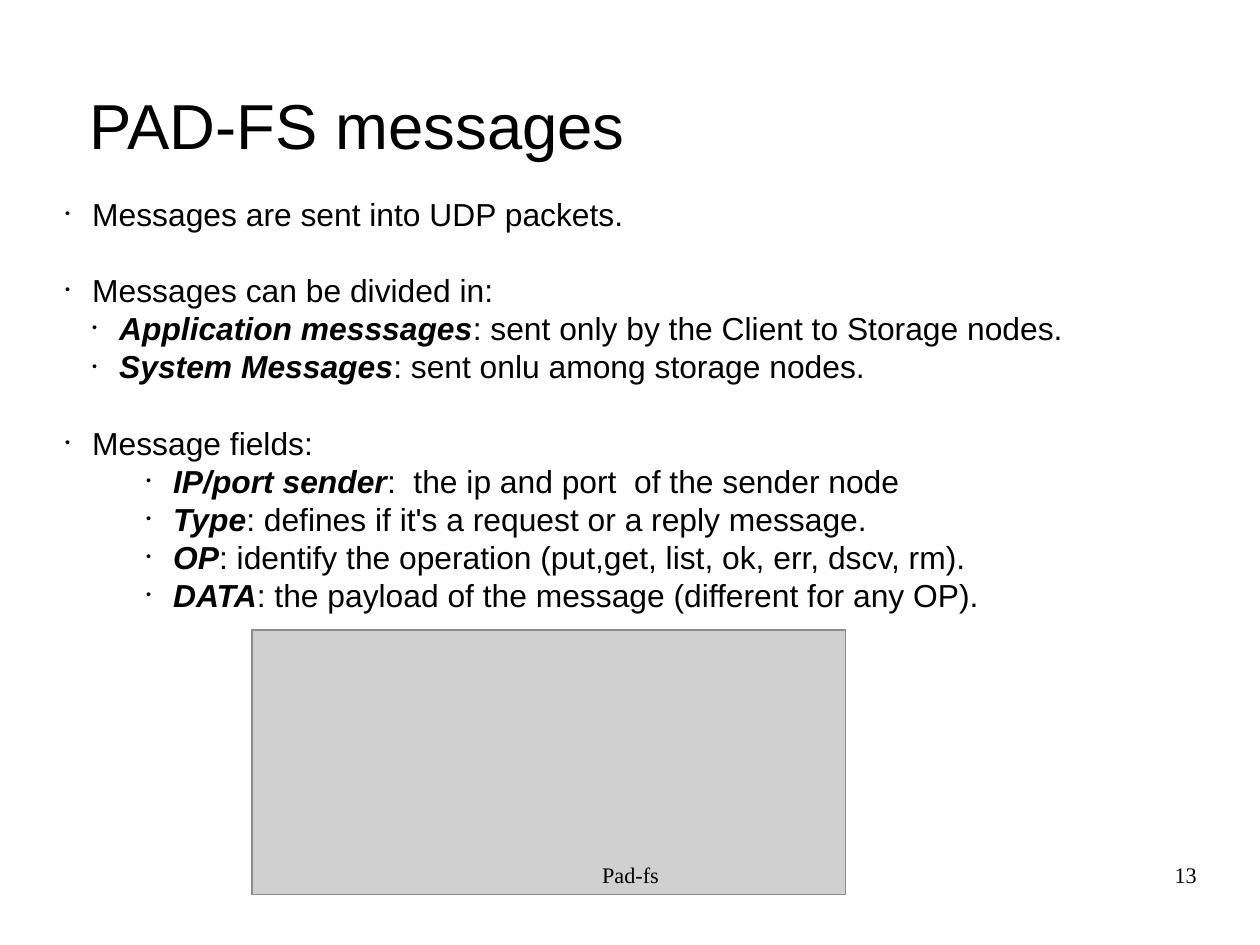
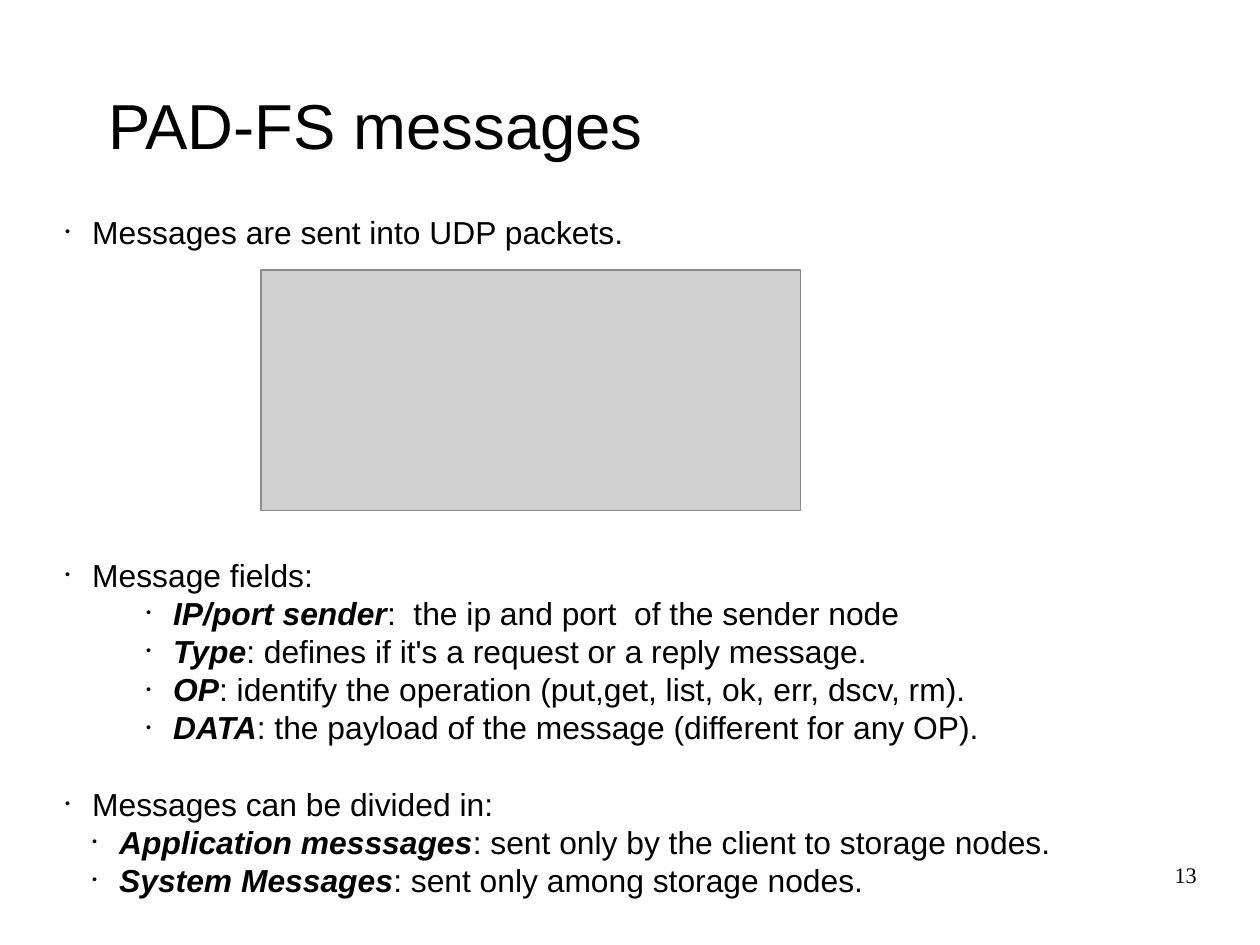
Before and after one commit to bhyvex/PAD-FileSystem, a slide deck: slide 13 of docs/Pad-fs_slides/Pad-fs_Neri.odp. Drawn at 1260x945 pixels with LibreOffice and Linux fonts; fonts in the diff are those of the drawing; grey boxes stand for pictures; background and template pictures are left out. Boxes give left, top, right and bottom in pixels: in the first picture for what was removed or moved away, otherwise in the second. Text is boxed around its words. In the diff, an @@ line names an element or a change of style, - is before the commit and + after.

```diff
--- a/docs/Pad-fs_slides/Pad-fs_Neri.odp
+++ b/docs/Pad-fs_slides/Pad-fs_Neri.odp
@@ title "PAD-FS messages": place and size @@
-title "PAD-FS messages" at <box>90,104,624,161</box>
+title "PAD-FS messages" at <box>108,104,642,161</box>
@@ text "Messages are sent into UDP ...": place and size @@
-text "Messages are sent into UDP ..." at <box>92,203,1062,613</box>
+text "Messages are sent into UDP ..." at <box>92,221,1050,898</box>
@@ text at <box>92,279,1062,384</box>: paragraphs removed @@
-• Messages can be divided in:
-  • Application messsages: sent only by the Client to Storage nodes.
-  • System Messages: sent onlu among storage nodes.
@@ picture: place and size @@
-picture at <box>252,630,846,895</box>
+picture at <box>261,270,800,511</box>
@@ text at <box>92,793,1050,898</box>: paragraphs added @@
+• Messages can be divided in:
+  • Application messsages: sent only by the client to storage nodes.
+  • System Messages: sent only among storage nodes.
@@ text removed at <box>602,867,659,883</box> @@
-Pad-fs
```
Also in this commit, not shown: 14 other slides changed, 1 slide added, 1 other file.
